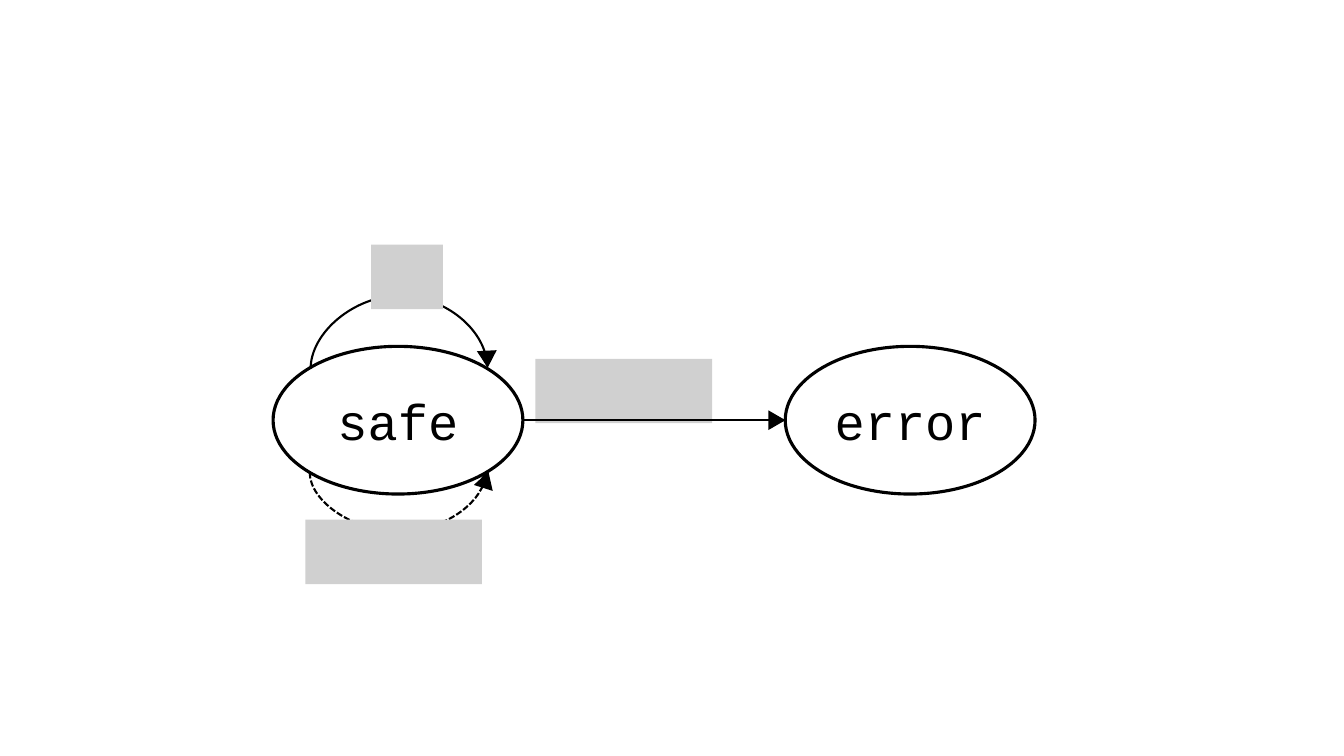
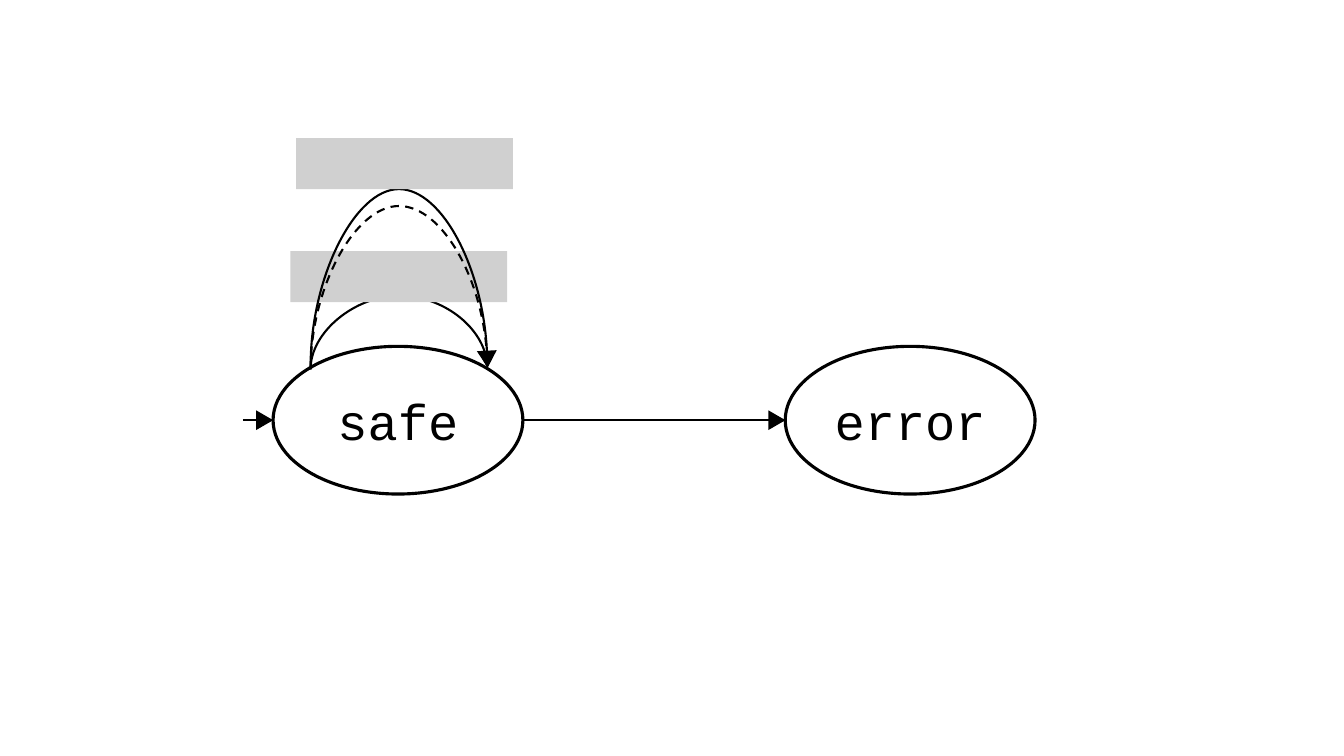
Before and after one commit to aritradhar/FSE2015, a slide deck: slide 5 of images/ArrayIndex.pptx. Drawn at 1344x756 pixels with LibreOffice and Linux fonts; fonts in the diff are those of the drawing; grey boxes stand for pictures. Boxes give left, top, right and bottom in pixels: in the first picture for what was removed or moved away, otherwise in the second. Text is boxed around its words. In the diff, an @@ line names an element or a change of style, - is before the commit and + after.

```diff
--- a/images/ArrayIndex.pptx
+++ b/images/ArrayIndex.pptx
@@ picture added at bbox=[296, 138, 513, 189] @@
@@ curved arrow added from (311, 366) to (487, 364), #000000 1.5 pt @@
@@ curved arrow added from (311, 370) to (487, 368), #000000 1.5 pt dashed @@
@@ picture: place and size @@
-picture at bbox=[371, 245, 443, 310]
+picture at bbox=[290, 251, 507, 301]
@@ picture removed at bbox=[535, 359, 712, 423] @@
@@ triangle at bbox=[256, 411, 271, 429]: rotation 17 to 90 degrees @@
@@ arrow added from (243, 420) to (273, 420), #000000 1.5 pt @@
@@ curved arrow removed from (310, 473) to (486, 471) @@
@@ picture removed at bbox=[306, 520, 482, 585] @@
```
Also in this commit, not shown: 2 other files.
